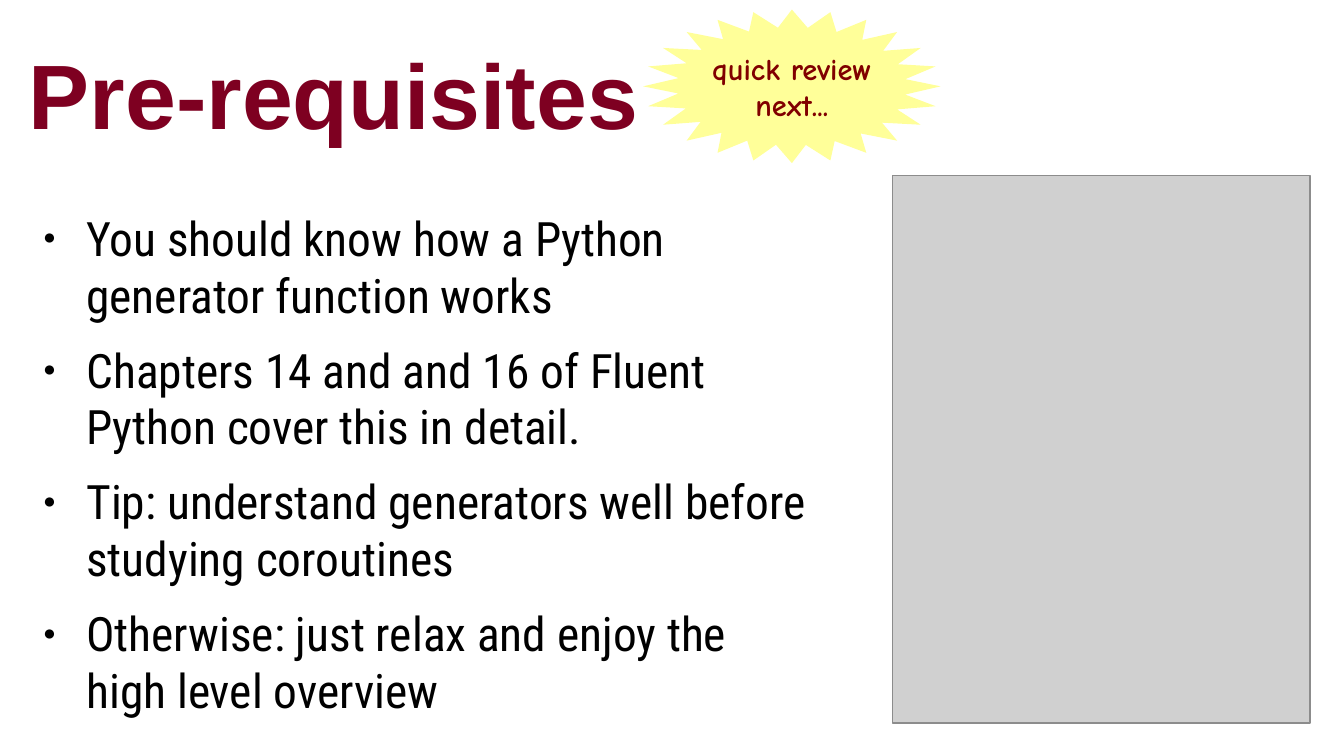
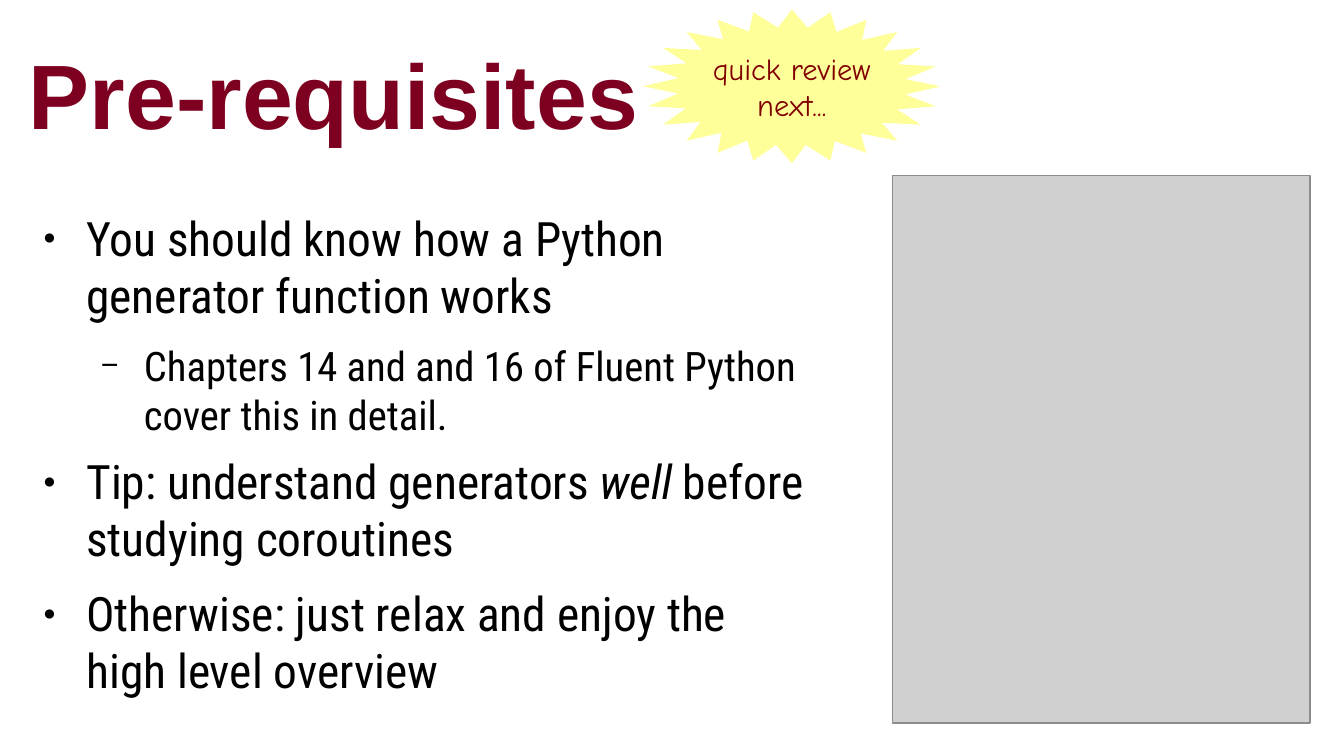
Before and after one commit to ramalho/platespinning, a slide deck: slide 4 of plate-spinning-oscon-eu.odp. Drawn at 1344x756 pixels with LibreOffice and Linux fonts; fonts in the diff are those of the drawing; grey boxes stand for pictures. Boxes give left, top, right and bottom in pixels: in the first picture for what was removed or moved away, otherwise in the second. Text is boxed around its words. In the diff, an @@ line names an element or a change of style, - is before the commit and + after.

Commit message:
uptating slides for OSCON-EU with Python 3.5 syntax

```diff
--- a/plate-spinning-oscon-eu.odp
+++ b/plate-spinning-oscon-eu.odp
@@ freeform shape "quick review next..." at [644,10,942,163]: bold off @@
@@ text at [86,350,803,566]: size 28 to 24 pt in "Chapters 14 and and 16 of Fluent ..."; italic on in "well"; bullet ● to −; list level 1 to 2 in "Chapters 14 and and 16 ..." @@
```
Also in this commit, not shown: 29 other slides changed, 1 slide added, 4 slides removed, 13 other files.
